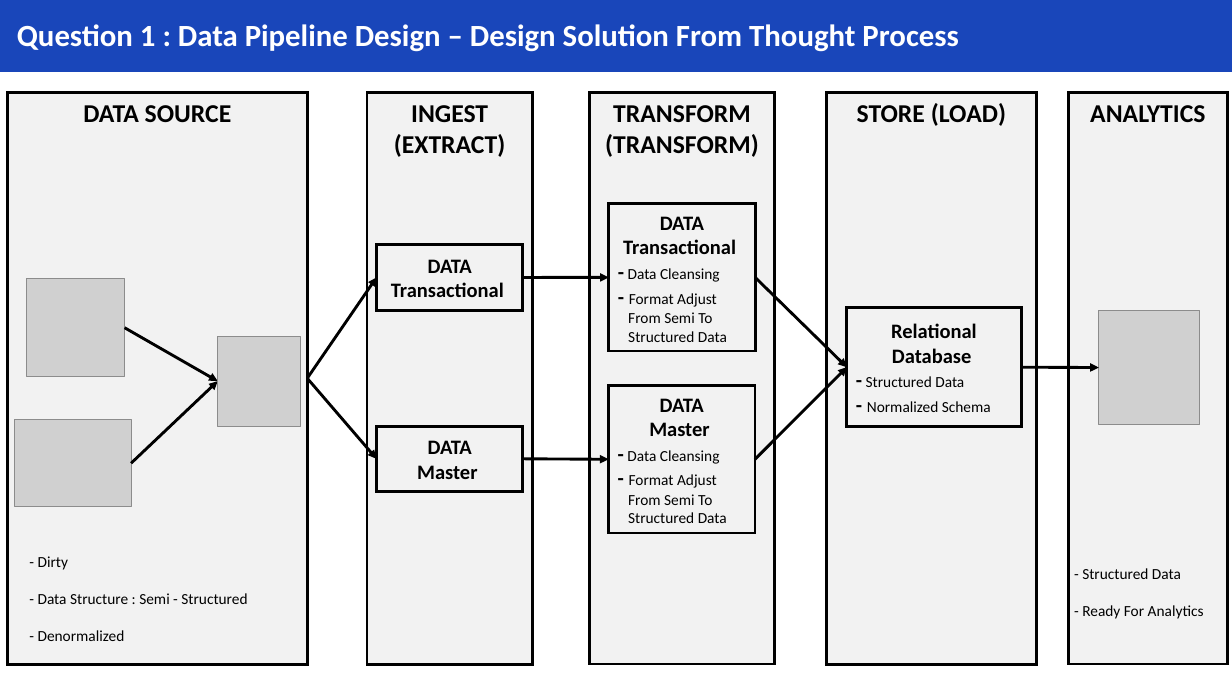
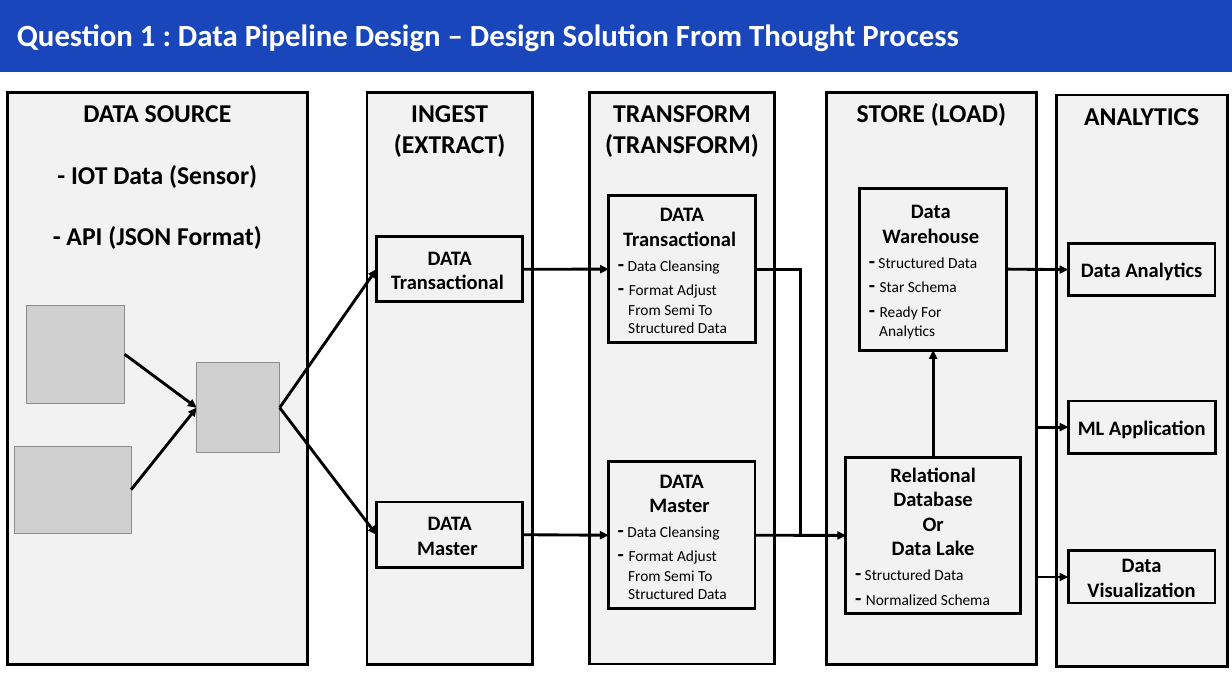
Before and after one commit to ApiwatThaiphakdee/TD_DataEngineer_Assignment_Answer, a slide deck: slide 4 of TD_Data Engineer_Answer.pptx. Drawn at 1232x693 pixels with LibreOffice and Linux fonts; fonts in the diff are those of the drawing; grey boxes stand for pictures. Boxes give left, top, right and bottom in pixels: in the first picture for what was removed or moved away, otherwise in the second. Text is boxed around its words. In the diff, an @@ line names an element or a change of style, - is before the commit and + after.

```diff
--- a/TD_Data Engineer_Answer.pptx
+++ b/TD_Data Engineer_Answer.pptx
@@ rectangle "ANALYTICS": place and size @@
-rectangle "ANALYTICS" at [1069,92,1228,665]
+rectangle "ANALYTICS" at [1056,95,1227,667]
@@ text in rectangle at [66,165,262,249]: paragraphs added @@
+- IOT Data (Sensor)
+- API (JSON Format)
@@ rectangle "DATA": place and size @@
-rectangle "DATA" at [609,203,755,350]
+rectangle "DATA" at [609,196,755,343]
@@ rectangle added at [860,189,1006,350], outline #000000 2.25 pt, 12 pt, text #000000 @@
+Data
+Warehouse
+- Structured Data
+- Star Schema
+- Ready For
+Analytics
@@ rectangle "DATA": place and size @@
-rectangle "DATA" at [376,245,522,311]
+rectangle "DATA" at [376,237,522,302]
@@ arrow moved from (308, 378) - (376, 277) to (280, 408) - (376, 269) @@
@@ arrow moved from (523, 277) - (609, 277) to (523, 269) - (609, 269) @@
@@ elbow line added from (755, 269) to (800, 536), #000000 2.25 pt @@
@@ arrow moved from (1021, 367) - (1099, 368) to (1006, 269) - (1068, 270) @@
@@ elbow arrow added from (1036, 269) to (1068, 427), #000000 2.25 pt @@
@@ rectangle added at [1068,244,1215,296], outline #000000 2.25 pt, 16 pt, text #000000, bold @@
+Data Analytics
@@ arrow removed from (755, 277) to (848, 367) @@
@@ picture: place and size @@
-picture at [27,279,125,377]
+picture at [27,305,125,403]
@@ picture removed at [1099,311,1200,425] @@
@@ arrow moved from (125, 328) - (218, 382) to (125, 354) - (197, 408) @@
@@ arrow added from (933, 457) to (933, 350), #000000 2.25 pt @@
@@ picture: place and size @@
-picture at [218,336,301,426]
+picture at [197,363,280,453]
@@ arrow moved from (131, 463) - (218, 382) to (131, 490) - (197, 408) @@
@@ arrow moved from (308, 378) - (376, 459) to (280, 408) - (376, 535) @@
@@ rectangle added at [1068,401,1215,453], outline #000000 2.25 pt, 16 pt, text #000000, bold @@
+ML Application
@@ picture: place and size @@
-picture at [15,420,131,506]
+picture at [15,446,131,533]
@@ elbow arrow added from (1036, 427) to (1068, 578), #000000 2.25 pt @@
@@ rectangle "Relational": place and size @@
-rectangle "Relational" at [848,308,1022,427]
+rectangle "Relational" at [847,457,1021,613]
@@ 2 rectangles, 1 arrow: place and size @@
-2 rectangles, 1 arrow at [376,385,755,532]
+2 rectangles, 1 arrow at [376,462,755,609]
@@ arrow moved from (755, 459) - (848, 367) to (755, 535) - (847, 536) @@
@@ text in rectangle at [892,517,974,555]: paragraphs added @@
+Or
+Data Lake
@@ text removed at [38,556,247,641] @@
-- Dirty
-- Data Structure : Semi - Structured
-- Denormalized
@@ rectangle added at [1068,551,1215,603], outline #000000 2.25 pt, 16 pt, text #000000, bold @@
+Data Visualization
@@ text removed at [1082,568,1204,619] @@
-- Structured Data
-- Ready For Analytics
```
Also in this commit, not shown: 1 other slide changed, 1 other file.
